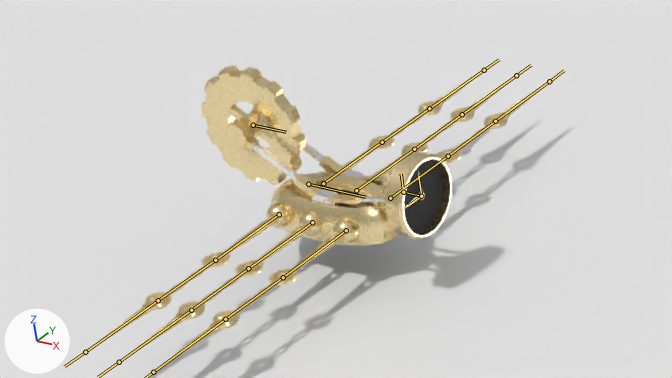
One commit to the Blender file _3dObjects/Clockwork Creatures.blend: the scene before it, then after it.
Both versions are drawn from the file's camera 'Camera'. The lights are fixed; the arrows at lower left show +X, +Y and +Z. The bones that bend it are drawn over the model as lines.

Names of what the first picture shows: 'Body', 'Clock Head', 'Gear_v001 Front', 'Gear_v002 Back', 'Ground Plane'.
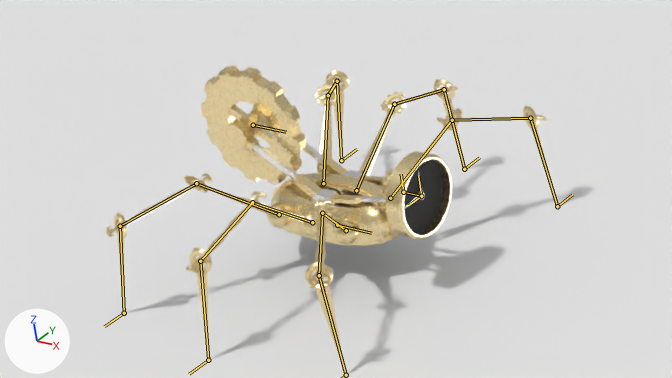
The newer file adds an action. The first version stands in its rest pose; the second is drawn at frame 1 of the action 'SpiderAction'.

The change in detail:
Bone 'RightLegIK01' (bone_rightlegik01) moves from (0.0, 0.0, 0.0) to (-1.39, -2.59, 0.0).
Bone 'RightLegIK02' (bone_rightlegik02) moves from (0.0, 0.0, 0.0) to (-1.39, -3.37, 2.3).
Bone 'RightLegIK03' (bone_rightlegik03) moves from (0.0, 0.0, 0.0) to (-1.39, -3.37, -2.3).
Bone 'LeftLegIK01' (bone_leftlegik01) moves from (0.0, 0.0, 0.0) to (1.39, -2.59, 0.0).
Bone 'LeftLegIK02' (bone_leftlegik02) moves from (0.0, 0.0, 0.0) to (1.39, -3.37, 2.3).
Bone 'LeftLegIK03' (bone_leftlegik03) moves from (0.0, 0.0, 0.0) to (1.39, -3.37, -2.3).

Location of each change, [x1, y1, x2, y2] in pixels of the pictures (672 x 378 px):
'Body', posed: before [86, 71, 549, 371]; after [106, 71, 557, 374]
bone 'RightLegIK01', root to tip: before (119, 362) to (98, 377); after (208, 360) to (189, 374)
bone 'RightLegIK03', root to tip: before (85, 352) to (64, 366); after (124, 313) to (104, 326)
bone 'LeftLegIK01', root to tip: before (516, 75) to (531, 65); after (464, 169) to (479, 157)
bone 'LeftLegIK02', root to tip: before (549, 81) to (564, 70); after (557, 206) to (572, 194)
bone 'LeftLegIK03', root to tip: before (484, 70) to (499, 59); after (341, 160) to (357, 149)
